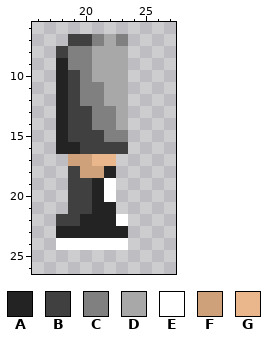
Edited in one commit: pixel-art sprite (NURS_GGJ2019/Assets/Sprites/ArmBoy1.png). This is how it looked before the edit.
The file is 32x32 pixels. Shown: x 16..27, y 6..26.
Palette (. is transparent): A #232323  B #404040  C #808080  D #a8a8a8  E #ffffff  F #cea17b  G #eab68c
Pixels before, first column x 18:
 7 .BBCDC
 8 BCCDDD
 9 ACCDDD
10 ABCDDD
11 ABCCDD
12 ABCCDD
13 ABBCCD
14 ABBCCD
15 ABBBCC
16 AABBBB
17 .FFGG.
18 .BFFA.
19 .BBAE.
20 .BBAE.
21 .BBAA.
22 BBAAAE
23 AAAAAA
24 EEEEEE
Once edited:
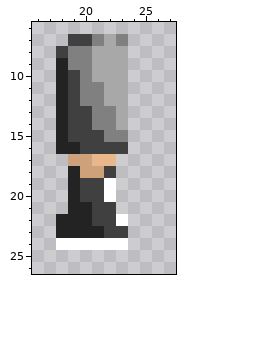
Diff:
Changed rows in their new state; - is an unchanged pixel.
first column x 18:
18 -A--B-
19 -A-B--
20 -A-B--
21 -AABB-
22 AA-BB-
23 ----BB
Boxes around the changes in both pictures, in picture pixels (x1, y1, x2, y2):
changed: (56, 166, 128, 238)
